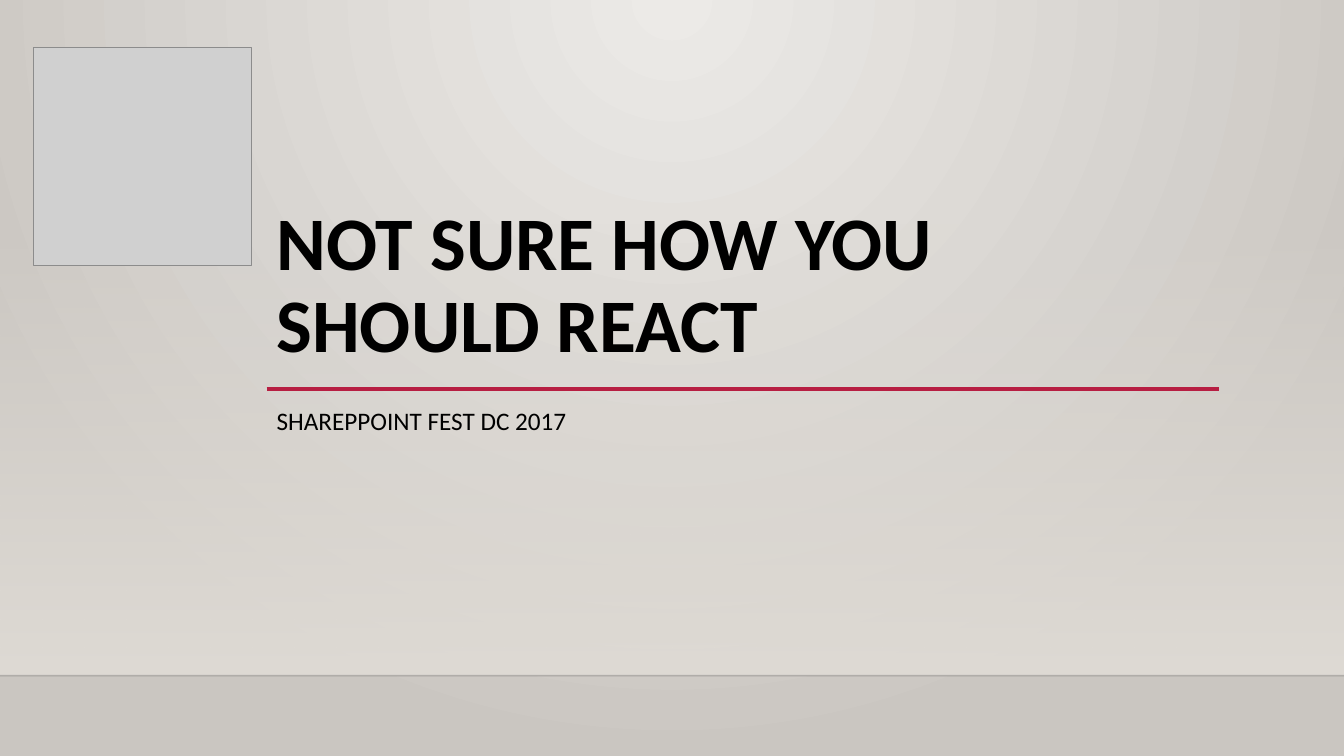
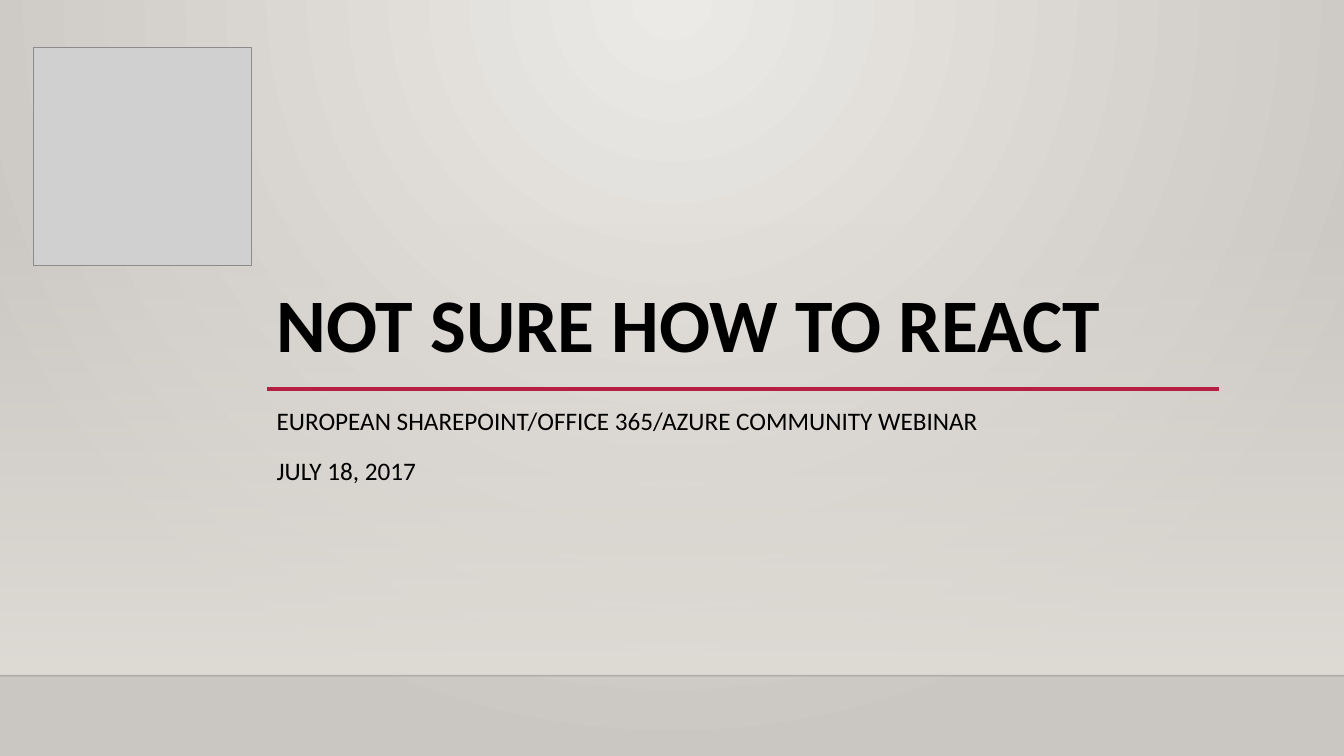
Before and after one commit to sharepointknight/react-demo, a slide deck: slide 1 of Not sure how you should REACT.pptx. Drawn at 1344x756 pixels with LibreOffice and Linux fonts; fonts in the diff are those of the drawing; grey boxes stand for pictures; background and template pictures are left out. Boxes give left, top, right and bottom in pixels: in the first picture for what was removed or moved away, otherwise in the second. Text is boxed around its words. In the diff, an @@ line names an element or a change of style, - is before the commit and + after.

Commit message:
Changes from ESPC webinar

```diff
--- a/Not sure how you should REACT.pptx
+++ b/Not sure how you should REACT.pptx
@@ title at <box>277,302,1100,353</box>: text changed @@
-NOT SURE HOW YOU SHOULD REACT
+NOT SURE HOW TO REACT
@@ subtitle at <box>277,412,977,483</box>: text changed @@
-SHAREPPOINT FEST DC 2017
+EUROPEAN SHAREPOINT/OFFICE 365/AZURE COMMUNITY WEBINAR
+JULY 18, 2017
```
Also in this commit, not shown: 2 other slides changed, 4 slides added, 1 slide removed, 10 other files.
